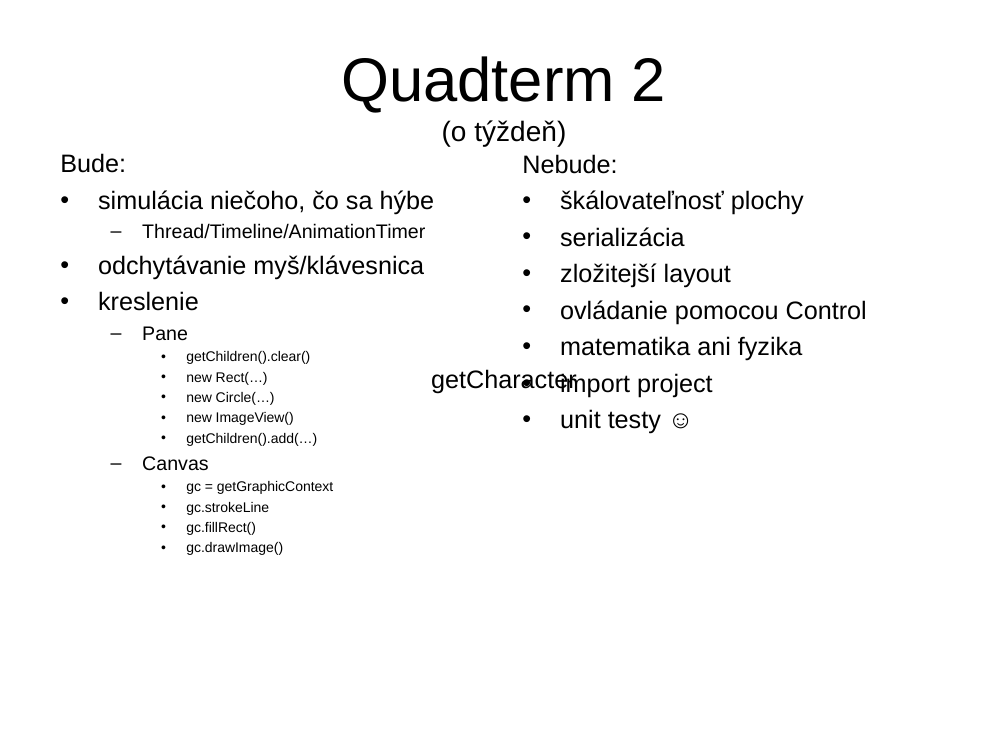
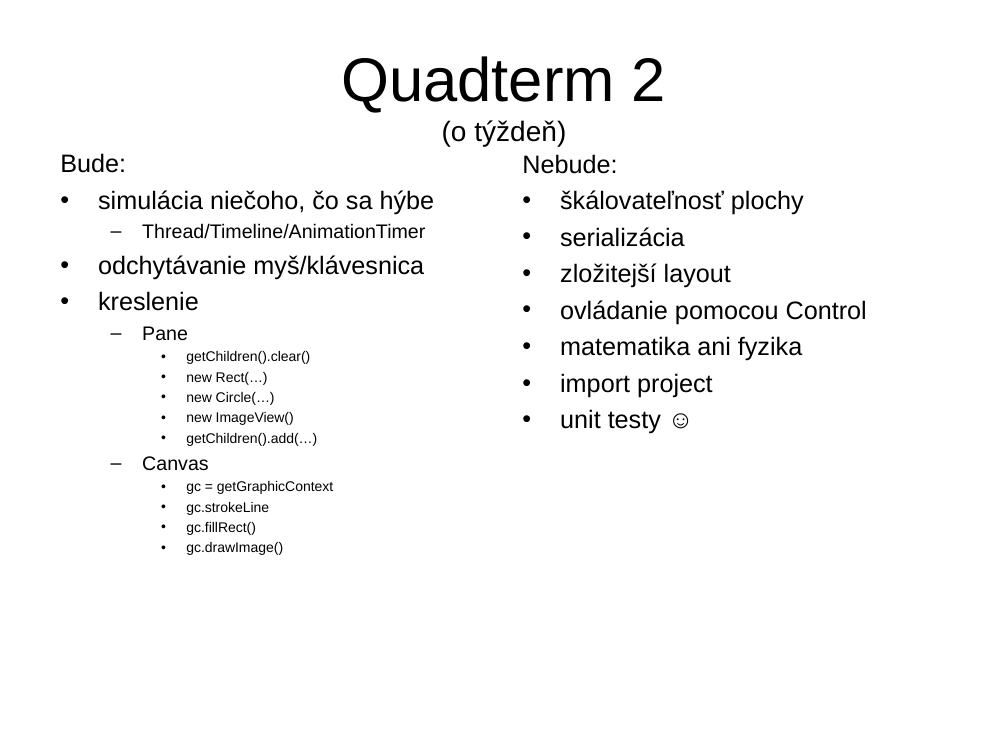
Before and after one commit to Programovanie4/Prednasky, a slide deck: slide 35 of 10/10_java.ppt. Drawn at 1008x756 pixels with LibreOffice and Linux fonts; fonts in the diff are those of the drawing. Boxes give left, top, right and bottom in pixels: in the first picture for what was removed or moved away, otherwise in the second. Text is boxed around its words. In the diff, an @@ line names an element or a change of style, - is before the commit and + after.

```diff
--- a/10/10_java.ppt
+++ b/10/10_java.ppt
@@ text removed at (431, 369, 577, 393) @@
-getCharacter
```
Also in this commit, not shown: 6 other files.
